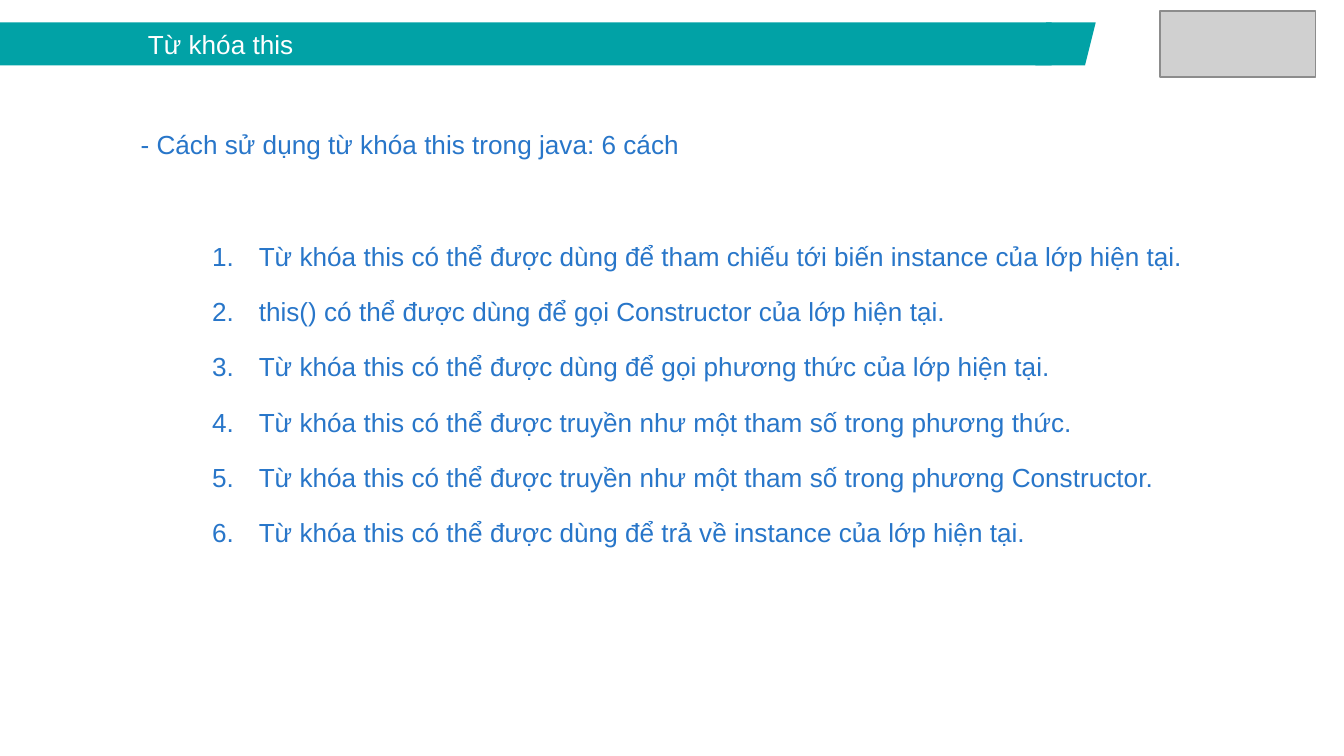
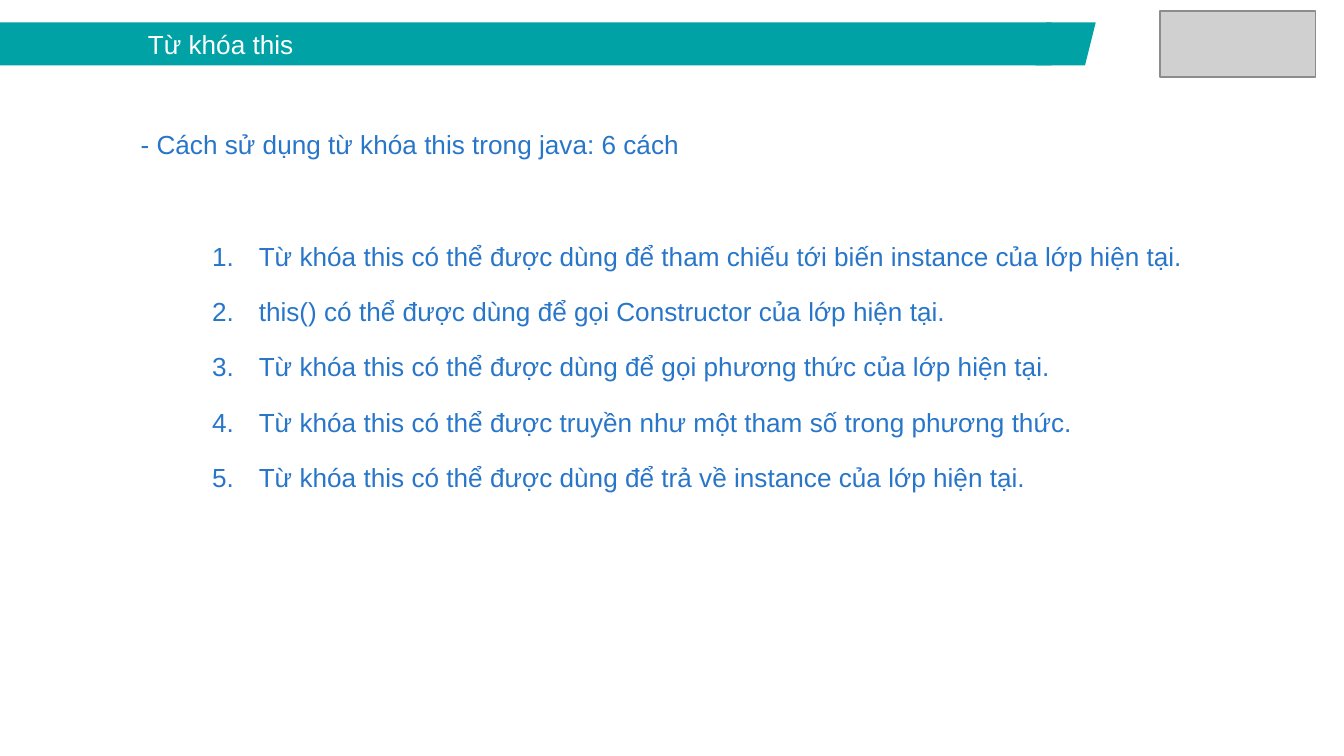
Before and after one commit to lamxung55/javacore, a slide deck: slide 18 of ppt/Java core - Lecture 5 - OOP.pptx. Drawn at 1344x756 pixels with LibreOffice and Linux fonts; fonts in the diff are those of the drawing; grey boxes stand for pictures. Boxes give left, top, right and bottom in pixels: in the first picture for what was removed or moved away, otherwise in the second. Text is boxed around its words. In the diff, an @@ line names an element or a change of style, - is before the commit and + after.

```diff
--- a/ppt/Java core - Lecture 5 - OOP.pptx
+++ b/ppt/Java core - Lecture 5 - OOP.pptx
@@ text at [259,466,1153,493]: paragraph removed @@
-5. Từ khóa this có thể được truyền như một tham số trong phương Constructor.
```
Also in this commit, not shown: 2 other slides changed, 10 other files.
